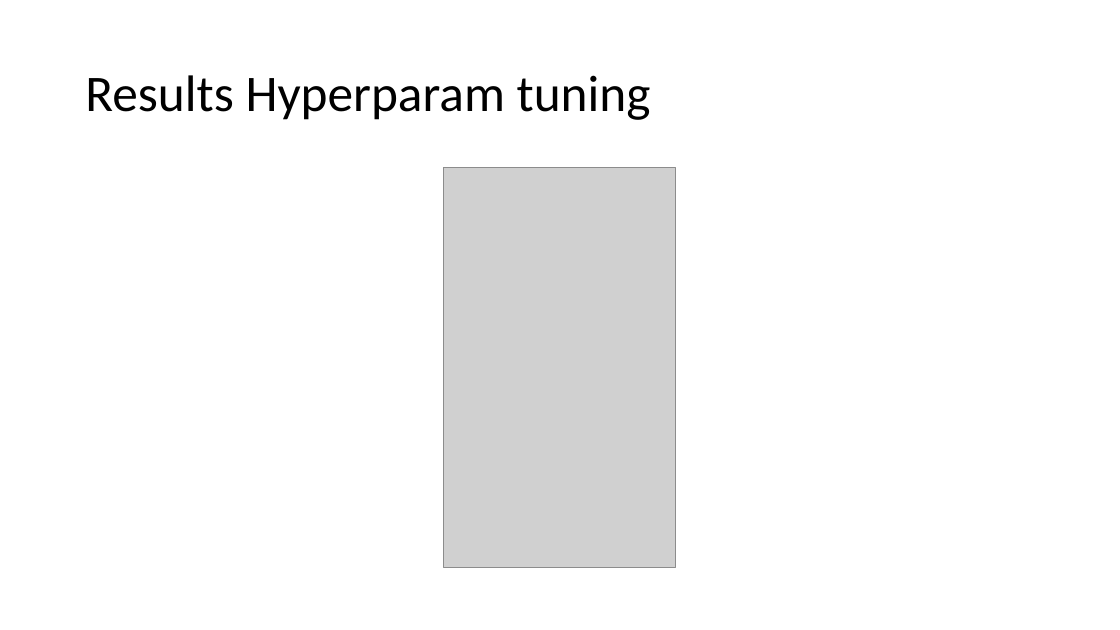
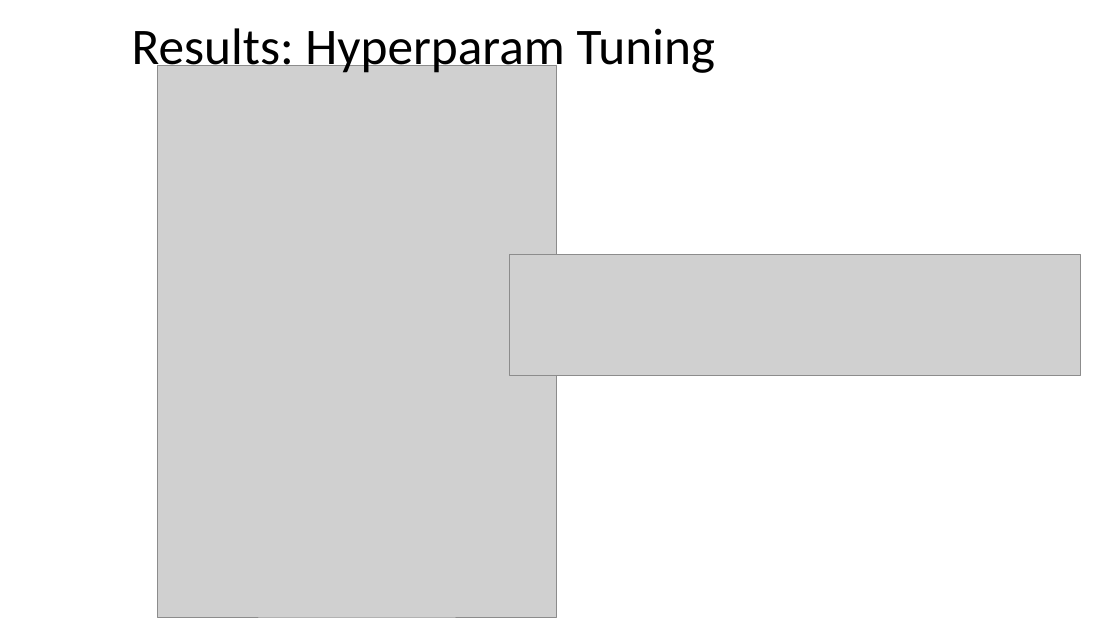
Before and after one commit to cadiem/LING573SP20, a slide deck: slide 19 of doc/D3_presentation.pptx (slide 17 before the commit). Drawn at 1120x630 pixels with LibreOffice and Linux fonts; fonts in the diff are those of the drawing; grey boxes stand for pictures. Boxes give left, top, right and bottom in pixels: in the first picture for what was removed or moved away, otherwise in the second. Text is boxed around its words. In the diff, an @@ line names an element or a change of style, - is before the commit and + after.

```diff
--- a/doc/D3_presentation.pptx
+++ b/doc/D3_presentation.pptx
@@ title "Results: Hyperparam Tuning": place and size @@
-title "Results: Hyperparam Tuning" at [77,34,1044,155]
+title "Results: Hyperparam Tuning" at [124,0,1090,108]
@@ title at [132,28,716,76]: text changed @@
-Results Hyperparam tuning
+Results: Hyperparam Tuning
@@ picture: place and size @@
-picture at [444,168,676,568]
+picture at [157,66,556,617]
@@ picture added at [510,255,1081,376] @@
```
Also in this commit, not shown: 16 other slides changed, 6 slides added, 4 slides removed.
